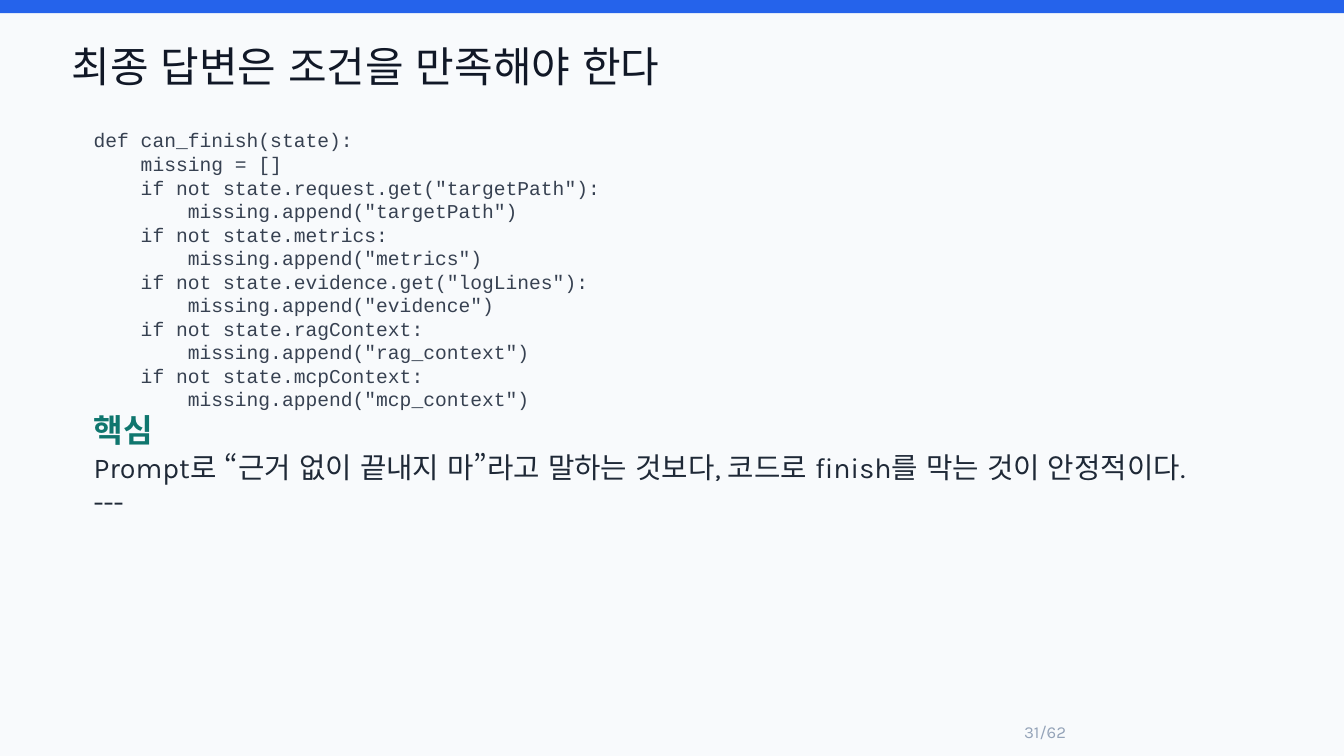
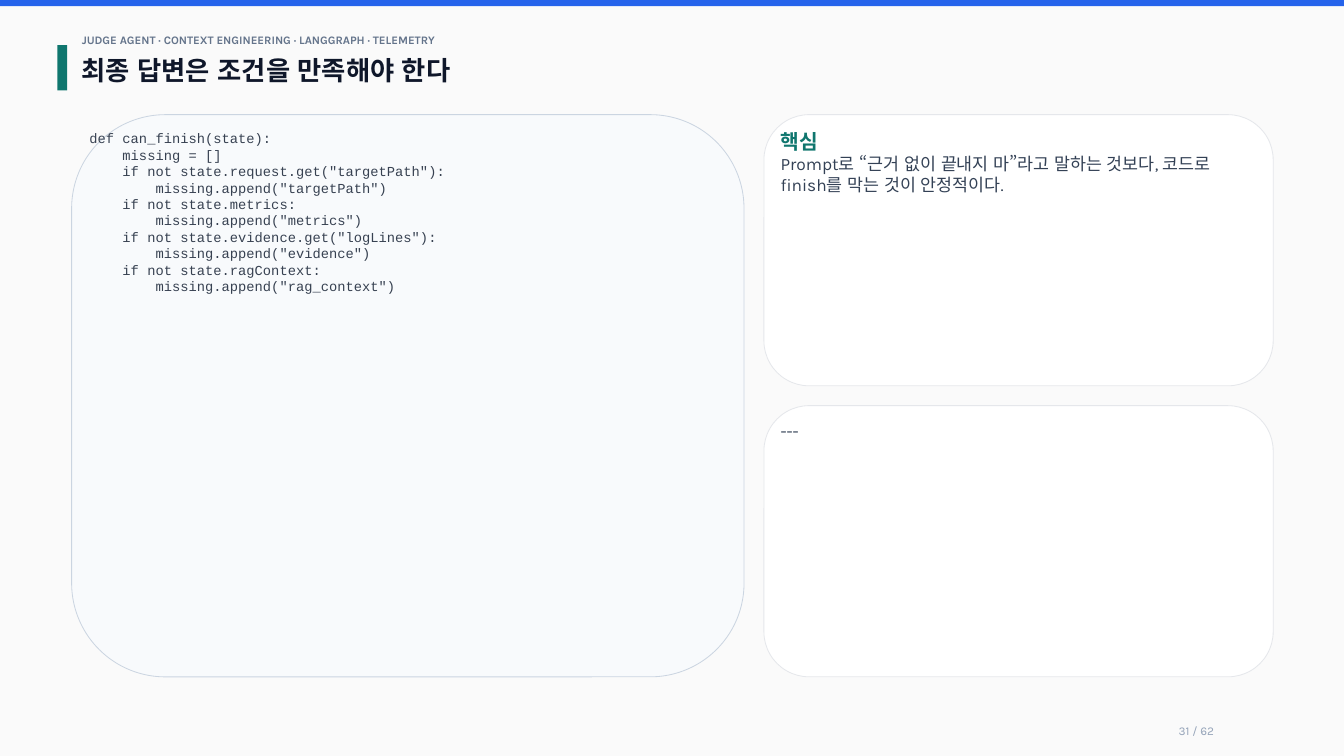
Before and after one commit to lesh915/judge-agent, a slide deck: slide 31 of docs/JUDGE_AGENT_CONTEXT_ENGINEERING_TECH_PRESENTATION.pptx. Drawn at 1344x756 pixels with LibreOffice and Linux fonts; fonts in the diff are those of the drawing. Boxes give left, top, right and bottom in pixels: in the first picture for what was removed or moved away, otherwise in the second. Text is boxed around its words. In the diff, an @@ line names an element or a change of style, - is before the commit and + after.

Commit message:
docs: refine presentation pptx layout

```diff
--- a/docs/JUDGE_AGENT_CONTEXT_ENGINEERING_TECH_PRESENTATION.pptx
+++ b/docs/JUDGE_AGENT_CONTEXT_ENGINEERING_TECH_PRESENTATION.pptx
@@ rectangle resized from (x1=0, y1=0, x2=1344, y2=13) to (x1=0, y1=0, x2=1344, y2=6) @@
@@ rectangle at (x1=0, y1=0, x2=1344, y2=756): fill #F8FAFC to #FAFAFA; outline none to #FAFAFA 0.6 pt @@
@@ rectangle added at (x1=57, y1=45, x2=68, y2=91), fill #0F766E @@
@@ text "최종 답변은 조건을 만족해야 한다" moved from (x1=72, y1=47, x2=659, y2=86) to (x1=82, y1=58, x2=450, y2=83) @@
@@ text "최종 답변은 조건을 만족해야 한다" at (x1=82, y1=58, x2=450, y2=83): size 30 to 18.8 pt, text colour #111827 to #0F172A, bold on @@
@@ text added at (x1=82, y1=36, x2=435, y2=44), 8.2 pt, text #64748B, bold @@
+JUDGE AGENT · CONTEXT ENGINEERING · LANGGRAPH · TELEMETRY
@@ rounded rectangle added at (x1=72, y1=115, x2=744, y2=678), fill #F8FAFC, outline #CBD5E1 0.6 pt @@
@@ rounded rectangle added at (x1=764, y1=115, x2=1273, y2=386), fill #FFFFFF, outline #E5E7EB 0.6 pt @@
@@ text at (x1=89, y1=133, x2=444, y2=294): text changed; size 14 to 9.8 pt @@
-def can_finish(state):
-missing = []
-if not state.request.get("targetPath"):
-missing.append("targetPath")
-if not state.metrics:
-missing.append("metrics")
-if not state.evidence.get("logLines"):
-missing.append("evidence")
-if not state.ragContext:
-missing.append("rag_context")
-if not state.mcpContext:
-missing.append("mcp_context")
-핵심
-Prompt로 “근거 없이 끝내지 마”라고 말하는 것보다, 코드로 finish를 막는 것이 안정적이다.
----
+def can_finish(state):
+missing = []
+if not state.request.get("targetPath"):
+missing.append("targetPath")
+if not state.metrics:
+missing.append("metrics")
+if not state.evidence.get("logLines"):
+missing.append("evidence")
+if not state.ragContext:
+missing.append("rag_context")
@@ text added at (x1=781, y1=132, x2=1211, y2=193), 12.4 pt, text #334155 @@
+핵심
+Prompt로 “근거 없이 끝내지 마”라고 말하는 것보다, 코드로 finish를 막는 것이 안정적이다.
@@ rounded rectangle added at (x1=764, y1=405, x2=1273, y2=677), fill #FFFFFF, outline #E5E7EB 0.6 pt @@
@@ text added at (x1=770, y1=412, x2=1266, y2=670), 12.4 pt, text #334155 @@
+---
@@ text at (x1=1179, y1=727, x2=1214, y2=735): text changed; size 12 to 8.5 pt @@
-31/62
+31 / 62
```
Also in this commit, not shown: 61 other slides changed.
